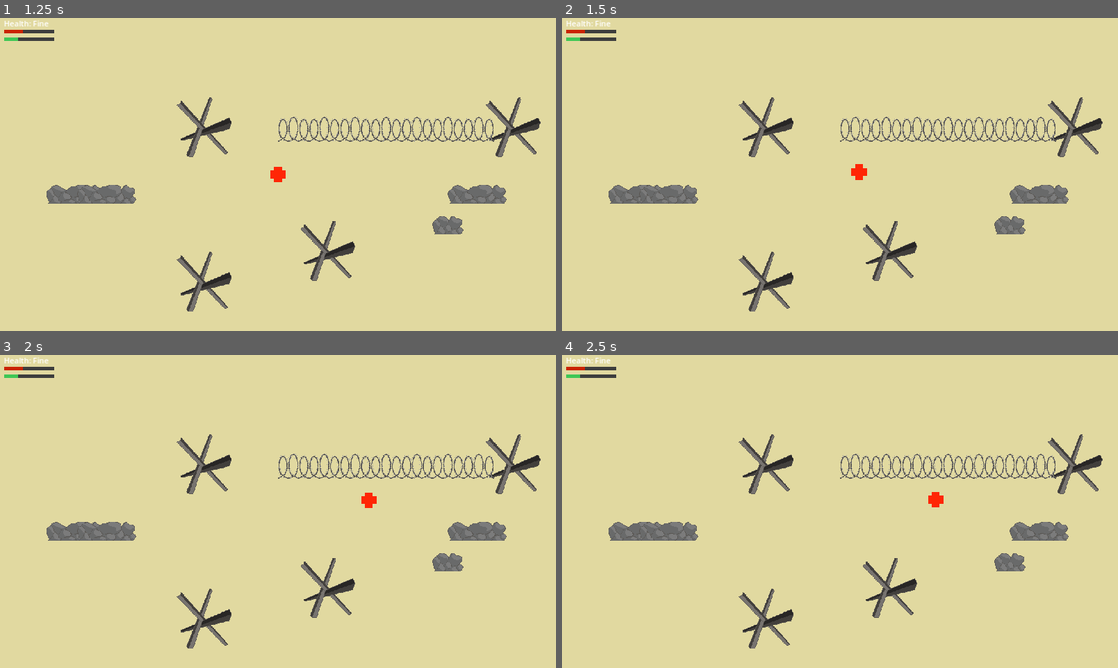
Above: before the commit, frames 1-4 (two rows, left to right).
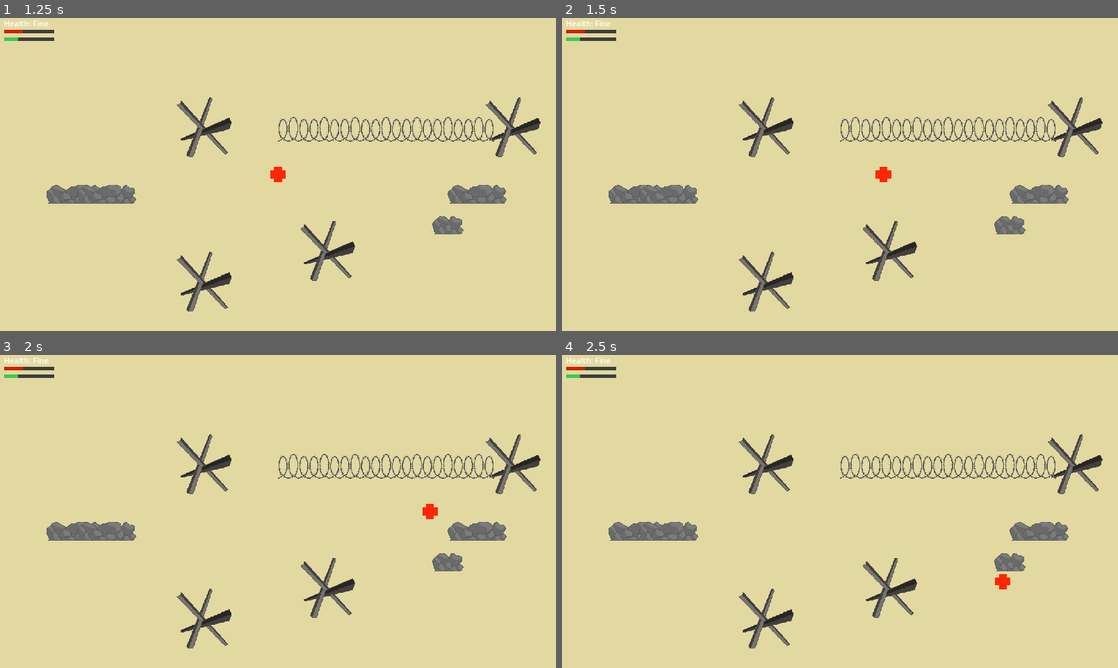
Above: after the commit, the same moments.

Repository: babeszino/medic_ww2
Game: Godot game, scene res://main.tscn
Two runs of this game, one before a commit and one after it. Both use one fixed random seed, a clock stepped at 60 frames per second and the inputs below.
Inputs (mouse positions are in pixels of both pictures, inside the frame that each line leads up to):
- Up to frame 1 (1.25 s): click "Start Game" at 0.5 s
- Up to frame 2 (1.5 s): tap Enter at 1.25 s; move the mouse to (962, 158) at 1.27 s; hold D (go_right) from 1.28 s (still down); hold Shift (sprint, bound only after the commit) from 1.28 s (still down); right-click (962, 158) at 1.35 s; click (962, 158) at 1.42 s
- Up to frame 3 (2 s): keep holding D (go_right); keep holding Shift (sprint, bound only after the commit)
- Up to frame 4 (2.5 s): move the mouse to (728, 527) at 2.02 s; release D (go_right) at 2.03 s; release Shift (sprint, bound only after the commit) at 2.03 s; hold S (go_down) from 2.03 s (still down); tap Shift (sprint, bound only after the commit) at 2.1 s; click (728, 527) at 2.17 s; right-click (728, 527) at 2.3 s

Frame 1 is identical in both runs. In frame 2, 0.2% of the frame differs, in the area x 52-60%, y 46-53%; in frame 3, 0.2%; in frame 4, 0.2%.

Commit message:
WASD movement is back, also added sprinting

Diff:
--- a/medic.gd
+++ b/medic.gd
@@ -1,8 +1,11 @@
 extends CharacterBody2D
 
+# egyelore clamp-eltem, hogy csak a viewport szeleig lehessen menni,
+# de majd kiszedhetjuk
+
 var speed = 300.0
-var target_position = position
-
+var sprint_speed = 450.0
+var screen_size
 var movement = false
 
 var blood = 100
@@ -16,28 +19,34 @@
 var right_leg = {'flesh': 100, 'bone': 0, 'wound': false, 'attached': false}
 
 
-func _physics_process(delta):
-	var direction = target_position - position
+func _ready():
+	screen_size = get_viewport_rect().size
 
-	if direction.length() > speed * delta:
-		direction = direction.normalized() * speed
-	else:
-		direction = target_position - position
 
-	position += direction * delta
-	move_and_slide()
+func _process(delta):
+	var velocity = Vector2.ZERO
+	var current_speed = speed
+
+	if Input.is_action_pressed("go_up"):
+		velocity.y -= 1
+	if Input.is_action_pressed("go_down"):
+		velocity.y += 1
+	if Input.is_action_pressed("go_left"):
+		velocity.x -= 1
+	if Input.is_action_pressed("go_right"):
+		velocity.x += 1
+
+	if velocity.length() > 0:
+		velocity = velocity.normalized()
+
+		if Input.is_action_pressed("sprint"):
+			current_speed = sprint_speed
+
+		velocity *= current_speed
+
+	position += velocity * delta
+	position = position.clamp(Vector2.ZERO, screen_size)
 
 func start(pos):
 	position = pos
-	target_position = pos
 	#$CollisionShape2D.disabled = false
-
-func _unhandled_input(event):
-	if event is InputEventMouseButton and event.is_action("go_to"):
-		target_position = event.position
-		movement = !movement
-		print(movement)
-
-	#Movement change:
-	if event is InputEventMouseMotion and movement:
-		target_position = event.position
--- a/project.godot
+++ b/project.godot
@@ -60,9 +60,9 @@
 "events": [Object(InputEventKey,"resource_local_to_scene":false,"resource_name":"","device":-1,"window_id":0,"alt_pressed":false,"shift_pressed":false,"ctrl_pressed":false,"meta_pressed":false,"pressed":false,"keycode":0,"physical_keycode":66,"key_label":0,"unicode":98,"echo":false,"script":null)
 ]
 }
-go_to={
+sprint={
 "deadzone": 0.5,
-"events": [Object(InputEventMouseButton,"resource_local_to_scene":false,"resource_name":"","device":-1,"window_id":0,"alt_pressed":false,"shift_pressed":false,"ctrl_pressed":false,"meta_pressed":false,"button_mask":2,"position":Vector2(109, 24),"global_position":Vector2(113, 65),"factor":1.0,"button_index":2,"canceled":false,"pressed":true,"double_click":false,"script":null)
+"events": [Object(InputEventKey,"resource_local_to_scene":false,"resource_name":"","device":-1,"window_id":0,"alt_pressed":false,"shift_pressed":false,"ctrl_pressed":false,"meta_pressed":false,"pressed":false,"keycode":0,"physical_keycode":4194325,"key_label":0,"unicode":0,"echo":false,"script":null)
 ]
 }
 
Not shown, added: med4A17.tmp
